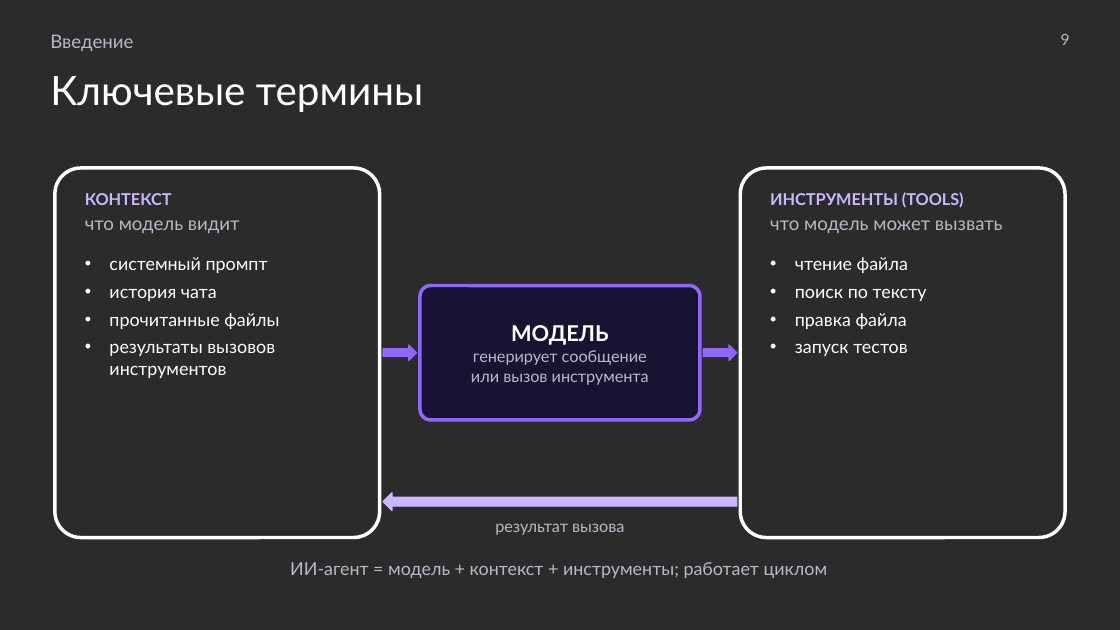
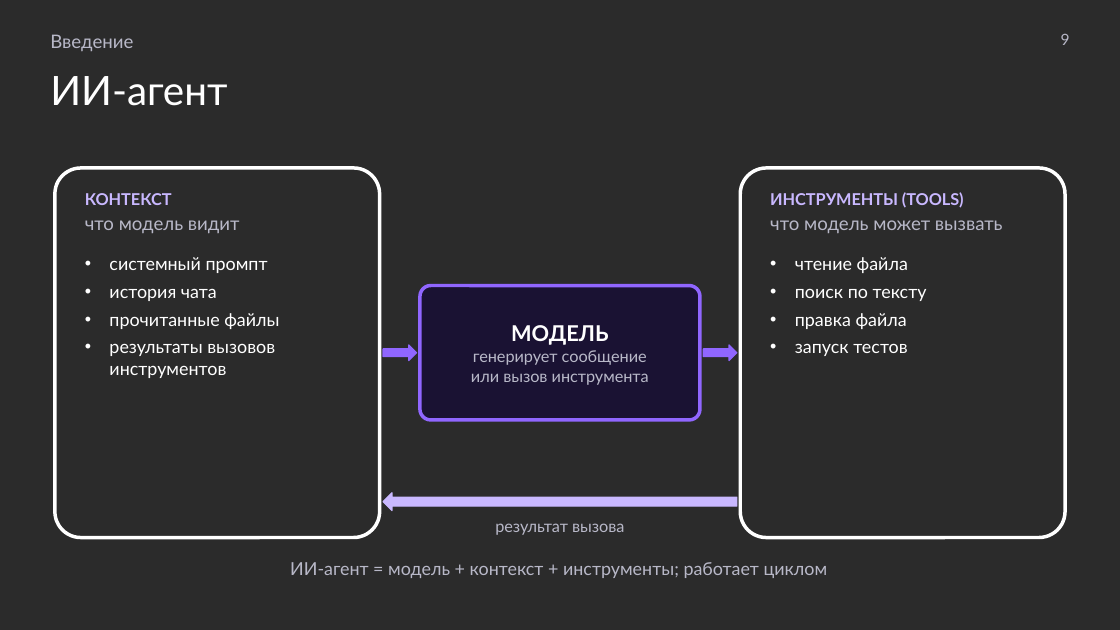
Before and after one commit to MchKosticyn/ide-refactoring-in-ai-agents, a slide deck: slide 9 of Доклад_ Рефакторинг в ИИ-агентах.pptx. Drawn at 1120x630 pixels with LibreOffice and Linux fonts; fonts in the diff are those of the drawing; background and template pictures are left out; a plain dark background stands for a picture behind light text. Boxes give left, top, right and bottom in pixels: in the first picture for what was removed or moved away, otherwise in the second. Text is boxed around its words. In the diff, an @@ line names an element or a change of style, - is before the commit and + after.

```diff
--- a/Доклад_ Рефакторинг в ИИ-агентах.pptx
+++ b/Доклад_ Рефакторинг в ИИ-агентах.pptx
@@ text at <box>50,76,227,106</box>: text changed @@
-Ключевые термины
+ИИ-агент
```
Also in this commit, not shown: 8 other slides changed, 1 slide removed, 2 other files.
